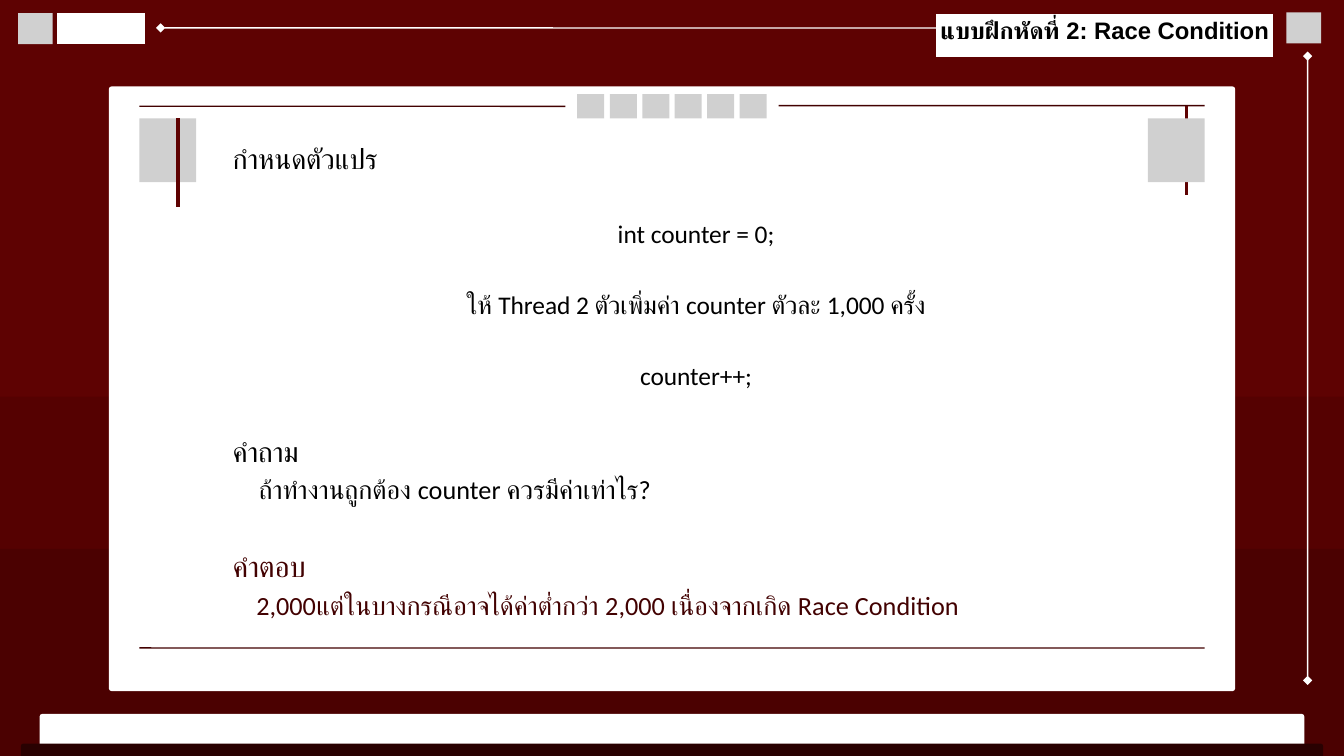
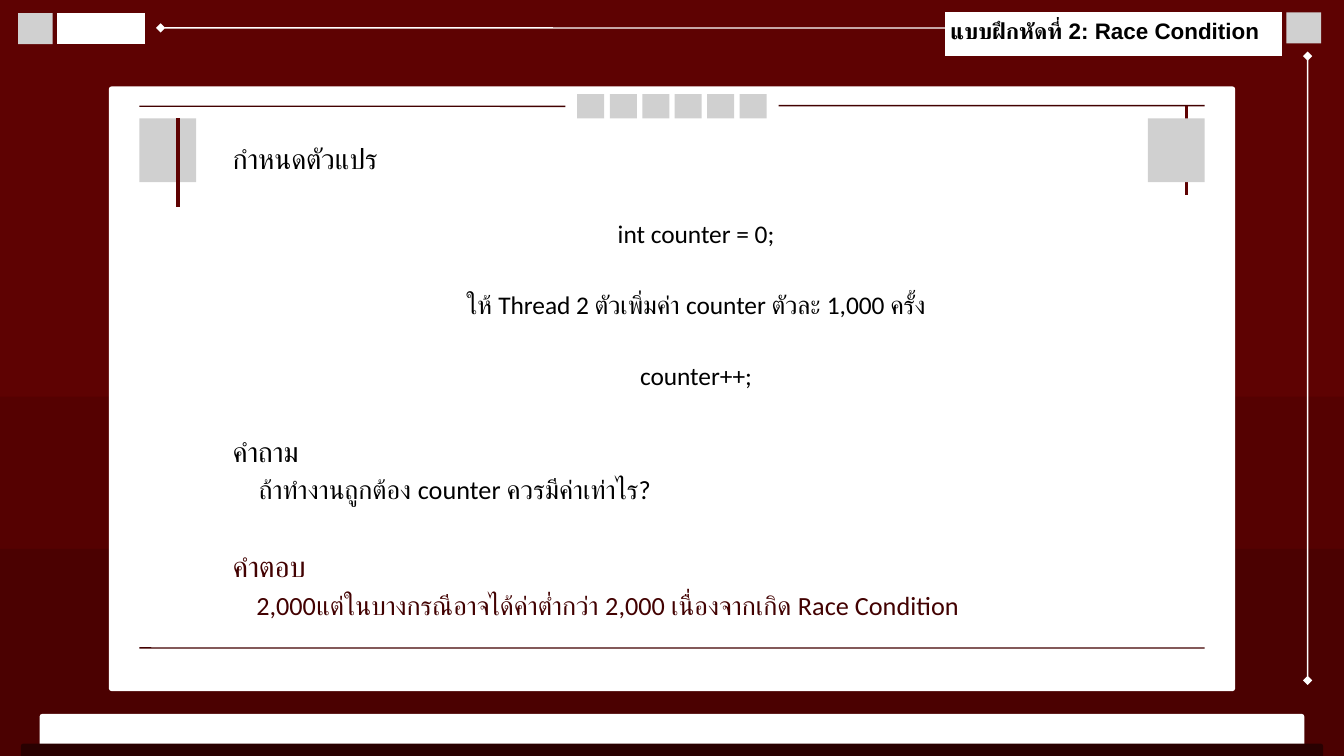
Before and after one commit to Viseth101/rust-tutorial-2569, a slide deck: slide 13 of 22-concurrency-threads/Presentation/Chapter 22 Concurrency & Threads- #26 (1).pptx (slide 14 before the commit). Drawn at 1344x756 pixels with LibreOffice and Linux fonts; fonts in the diff are those of the drawing; grey boxes stand for pictures. Boxes give left, top, right and bottom in pixels: in the first picture for what was removed or moved away, otherwise in the second. Text is boxed around its words. In the diff, an @@ line names an element or a change of style, - is before the commit and + after.

```diff
--- a/22-concurrency-threads/Presentation/Chapter 22 Concurrency & Threads- #26 (1).pptx
+++ b/22-concurrency-threads/Presentation/Chapter 22 Concurrency & Threads- #26 (1).pptx
@@ text "แบบฝึกหัดที่ 2: Race Condition" at (950,22,1259,40): size 25.5 to 24 pt @@
@@ freeform shape: place and size @@
-freeform shape at (936,14,1273,58)
+freeform shape at (945,12,1282,56)
```
Also in this commit, not shown: 12 other slides changed, 1 slide removed.
